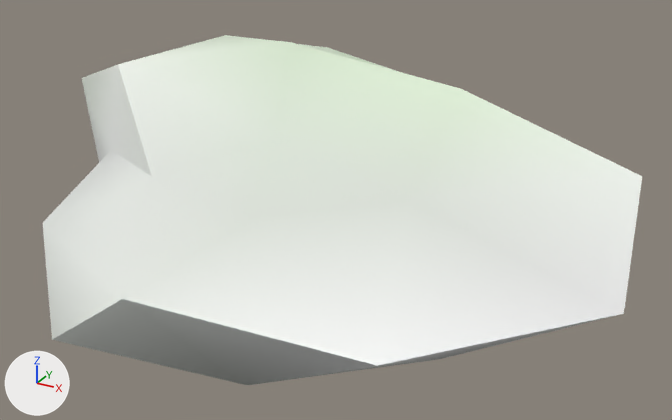
The glTF model models/scenery/shore_stone.glb, before and after one commit.
One viewpoint serves both versions: a 50 mm camera at (0.524, -0.853, 0.47) aimed at (0.054, 0.001, 0.044). Lighting does not change. The marker at lower left points along +X, +Y and +Z. The first picture is the older version. Vertices at exactly the same position are counted once.

In view in the first picture: 'Stone'.
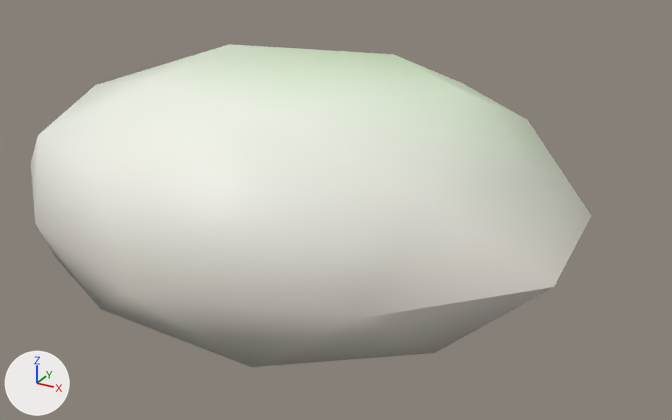
Pixel boxes (x1, y1, x2, y2) of what changed, in the pictures (672 x 420 px; the box of a moved part takes in the faces that stretch with it):
```json
{"object": "Stone", "change": "reshaped, recoloured", "before": [43, 35, 642, 385], "after": [31, 44, 591, 367], "on screen": "6% narrower, 8% shorter"}
{"part": 1, "of": "me_stone", "change": "moved or reshaped", "before": [43, 35, 642, 385], "after": [31, 44, 591, 367]}
{"part": 2, "of": "me_stone", "change": "recoloured", "before": [43, 35, 642, 366], "after": [31, 44, 554, 319]}
{"part": 3, "of": "me_stone", "change": "recoloured", "before": [53, 299, 437, 385], "after": [101, 290, 548, 367]}
{"part": 4, "of": "me_stone", "change": "recoloured", "before": [299, 44, 399, 72], "after": [230, 44, 524, 118]}
{"part": 5, "of": "me_stone", "change": "recoloured", "before": [43, 224, 616, 385], "after": [36, 90, 591, 367]}
```

Scene script edits in JSON lines:
```json
{"block": "me_stone", "where": "# used by ob_stone; location = (0.0, 0.0, 0.0)"}
{"op": "remove", "block": "me_stone", "code": "me_stone.from_pydata(...)  # 42 vertices, 80 faces; spans x -0.394..0.402, y -0.3..0.267, z -0.096..0.231"}
{"op": "add", "block": "me_stone", "code": "me_stone.from_pydata(...)  # 42 vertices, 80 faces; spans x -0.328..0.334, y -0.291..0.259, z -0.1..0.206"}
{"block": "me_stone", "change": "me_stone part 1: 42 of 42 vertices moved; they spanned x -0.394..0.402, y -0.3..0.267, z -0.096..0.231 and now span x -0.328..0.334, y -0.291..0.259, z -0.1..0.206; mean shift (0.0, 0.004, -0.001)"}
{"block": "me_stone", "change": "me_stone part 2: 20 faces centred in x -0.315..0.328, y -0.227..0.014, z 0.077..0.214 are repainted in the vertex colours; the middle colour goes from white #e3e9df to white #ecf2df"}
{"block": "me_stone", "change": "me_stone part 3: 14 faces centred in x -0.272..0.303, y -0.279..0.222, z -0.061..0.043 are repainted in the vertex colours; the middle colour goes from light grey #cbd5c9 to light grey #c9c2b5"}
{"block": "me_stone", "change": "me_stone part 4: 7 faces centred in x -0.152..0.157, y 0.042..0.211, z 0.149..0.205 are repainted in the vertex colours; the middle colour goes from pale green #e3f4da to pale green #ddedce"}
{"block": "me_stone", "change": "me_stone part 5: 19 faces centred in x -0.301..0.345, y -0.279..0.25, z 0.004..0.164 are repainted in the vertex colours; the middle colour goes from white #e4eadd to light grey #dddece"}
```
